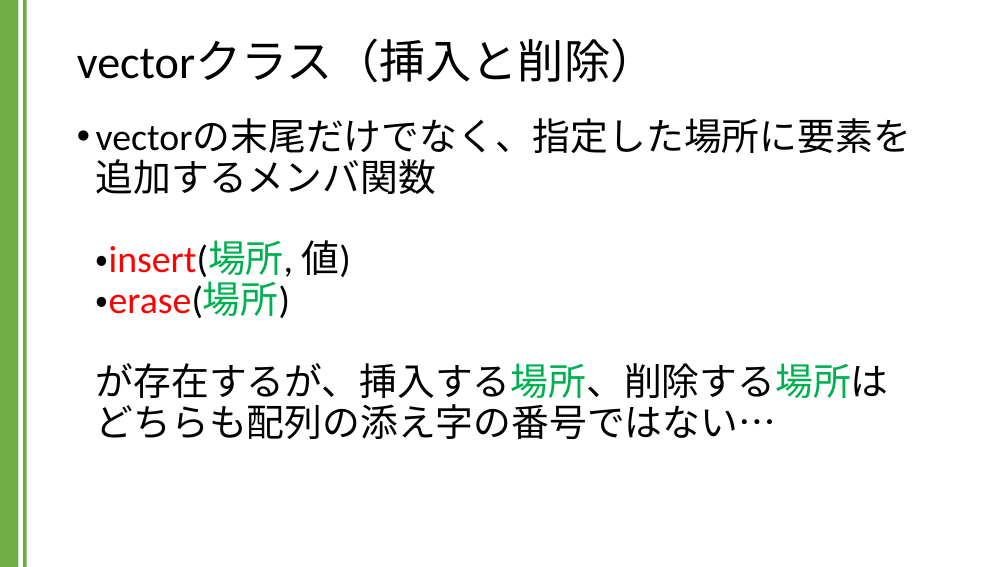
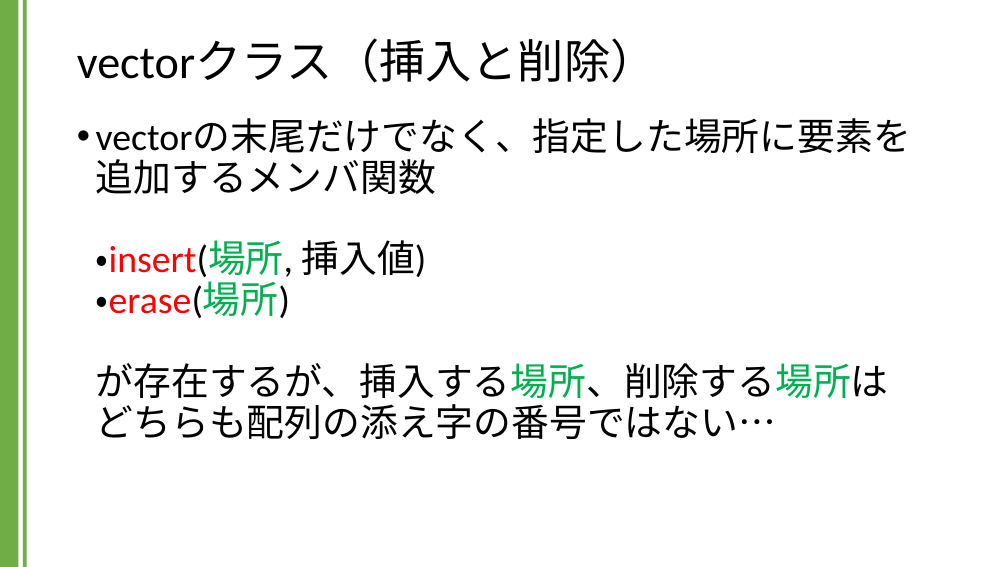
Before and after one commit to kic-murata/cpp2024, a slide deck: slide 15 of 授業資料/講義資料：Vectorクラス.pptx. Drawn at 1008x567 pixels with LibreOffice and Linux fonts; fonts in the diff are those of the drawing. Boxes give left, top, right and bottom in pixels: in the first picture for what was removed or moved away, otherwise in the second. Text is boxed around its words. In the diff, an @@ line names an element or a change of style, - is before the commit and + after.

```diff
--- a/授業資料/講義資料：Vectorクラス.pptx
+++ b/授業資料/講義資料：Vectorクラス.pptx
@@ text at [96, 118, 911, 439]: text changed @@
-• vectorの末尾だけでなく、指定した場所に要素を
-  追加するメンバ関数
-  ・insert(場所, 値)
-  ・erase(場所)
-  が存在するが、挿入する場所、削除する場所は
-  どちらも配列の添え字の番号ではない…
+• vectorの末尾だけでなく、指定した場所に要素を
+  追加するメンバ関数
+  ・insert(場所, 挿入値)
+  ・erase(場所)
+  が存在するが、挿入する場所、削除する場所は
+  どちらも配列の添え字の番号ではない…
```
Also in this commit, not shown: 9 other slides changed, 1 other file.
